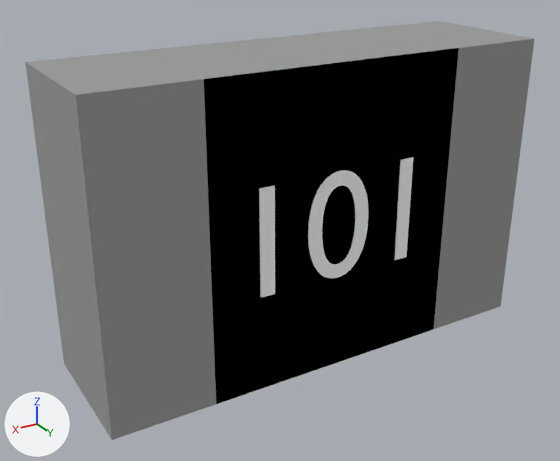
The Blender file Pcb/Resistors/Smd_0805/3D_View/47k_0805.blend: old version first, new version second.
The view is the same before and after, from a 50 mm camera at (0.695, 1.221, 0.501) aimed at (0.038, 0.126, -0.046). Every picture has the same lights, and +X, +Y and +Z are marked at lower left.

The first picture shows 'ShapeIndexedFaceSet.001', 'ShapeIndexedFaceSet.002', 'Text'.
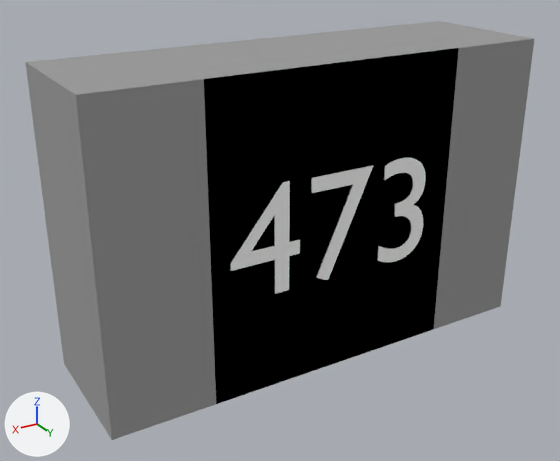
What changed in the scene script:
```text
Change txt_text:
    txt_text.body: '101' -> '473'
```

Location of each change, (x1, y1, x2, y2) in pixels of the pictures (560 x 461 px):
'Text', text changed
    before: (259, 157, 414, 298)
    after: (230, 157, 426, 294)
